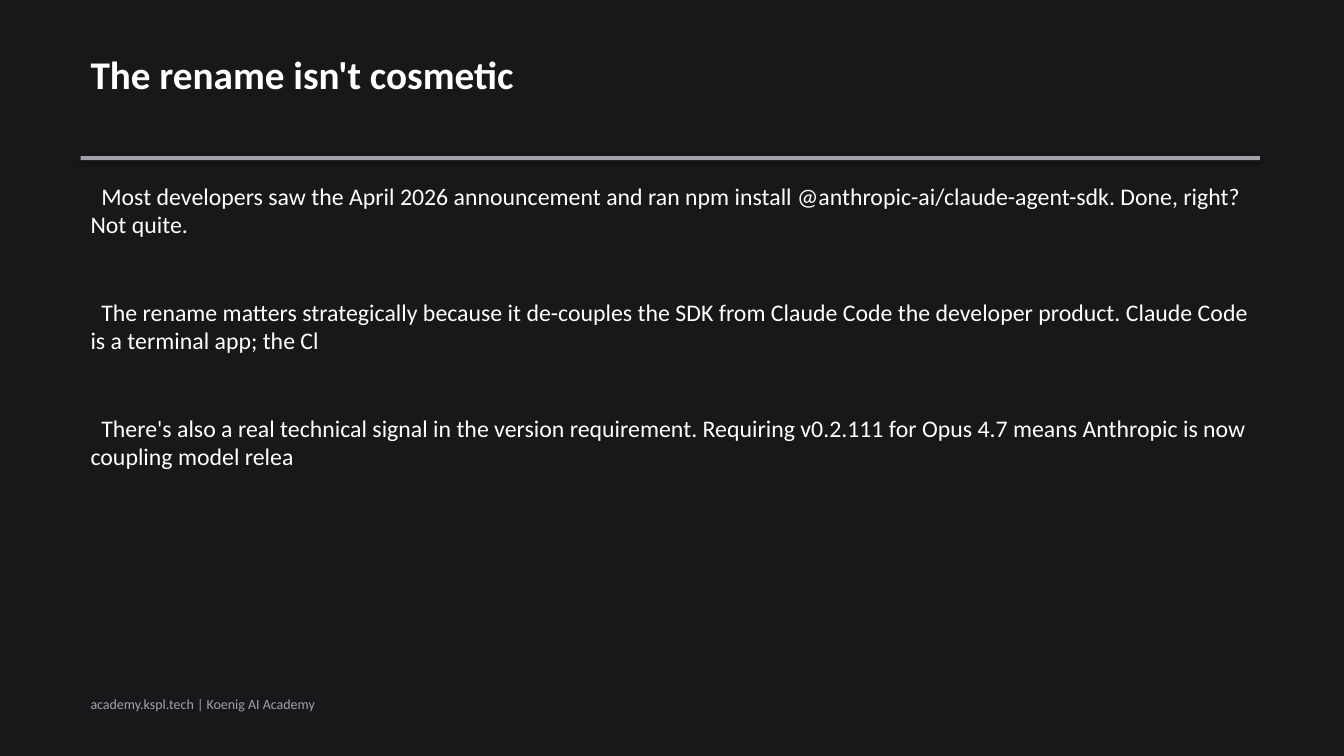
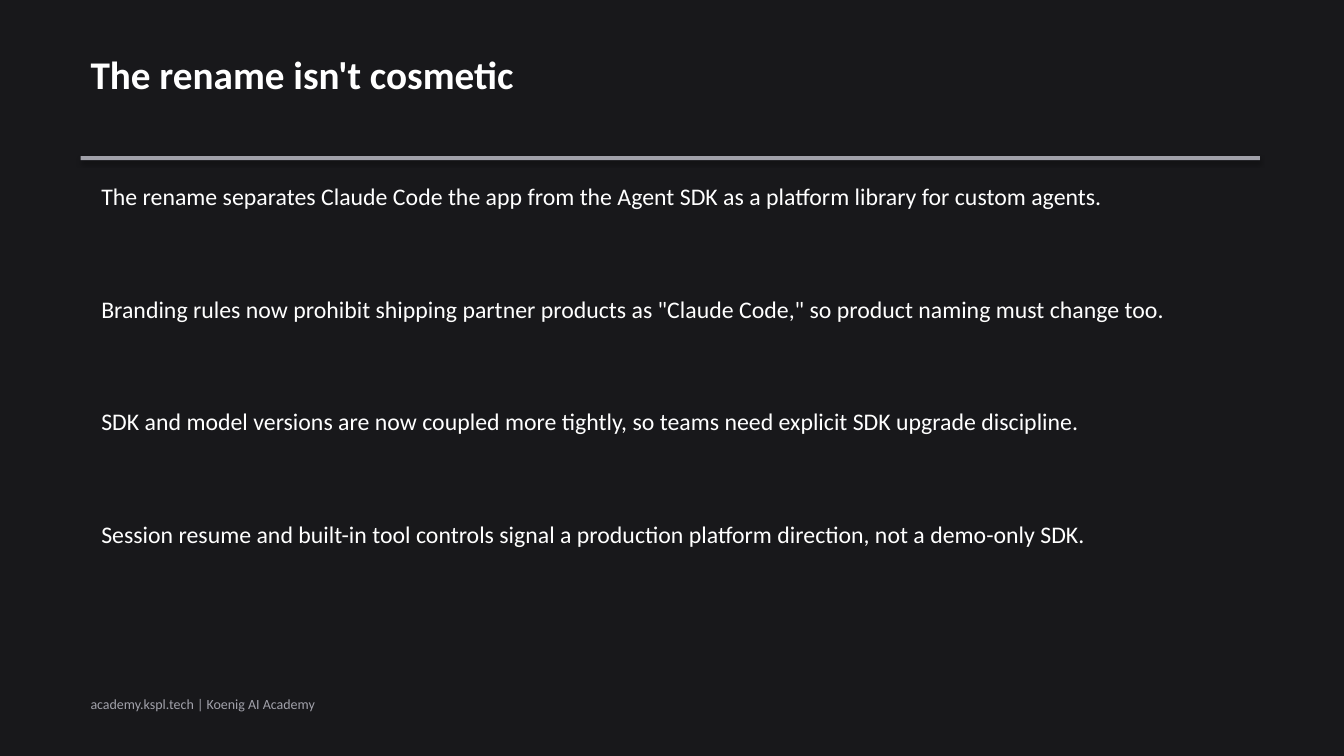
Before and after one commit to Koenig-Solutions-Private-Limited/koenig-ai-org, a slide deck: slide 3 of vault/courses/production-agents-claude-agent-sdk-mcp-connector/ch01-slides.pptx. Drawn at 1344x756 pixels with LibreOffice and Linux fonts; fonts in the diff are those of the drawing. Boxes give left, top, right and bottom in pixels: in the first picture for what was removed or moved away, otherwise in the second. Text is boxed around its words. In the diff, an @@ line names an element or a change of style, - is before the commit and + after.

```diff
--- a/vault/courses/production-agents-claude-agent-sdk-mcp-connector/ch01-slides.pptx
+++ b/vault/courses/production-agents-claude-agent-sdk-mcp-connector/ch01-slides.pptx
@@ text at (101, 188, 1101, 209): text changed @@
-Most developers saw the April 2026 announcement and ran npm install @anthropic-ai/claude-agent-sdk. Done, right? Not quite.
+The rename separates Claude Code the app from the Agent SDK as a platform library for custom agents.
@@ text removed at (91, 304, 1248, 353) @@
-The rename matters strategically because it de-couples the SDK from Claude Code the developer product. Claude Code is a terminal app; the Cl
@@ text added at (101, 301, 1164, 322), 17 pt, text #FFFFFF @@
+Branding rules now prohibit shipping partner products as "Claude Code," so product naming must change too.
@@ text added at (101, 413, 1078, 434), 17 pt, text #FFFFFF @@
+SDK and model versions are now coupled more tightly, so teams need explicit SDK upgrade discipline.
@@ text removed at (91, 420, 1245, 469) @@
-There's also a real technical signal in the version requirement. Requiring v0.2.111 for Opus 4.7 means Anthropic is now coupling model relea
@@ text added at (101, 526, 1084, 547), 17 pt, text #FFFFFF @@
+Session resume and built-in tool controls signal a production platform direction, not a demo-only SDK.
```
Also in this commit, not shown: 3 other slides changed, 1 slide added, 1 slide removed, 6 other files.
